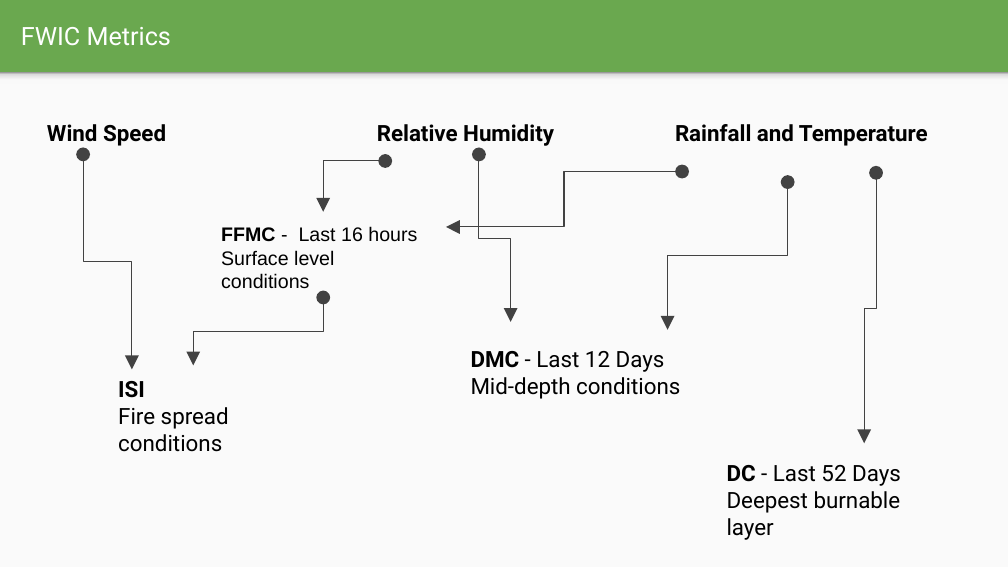
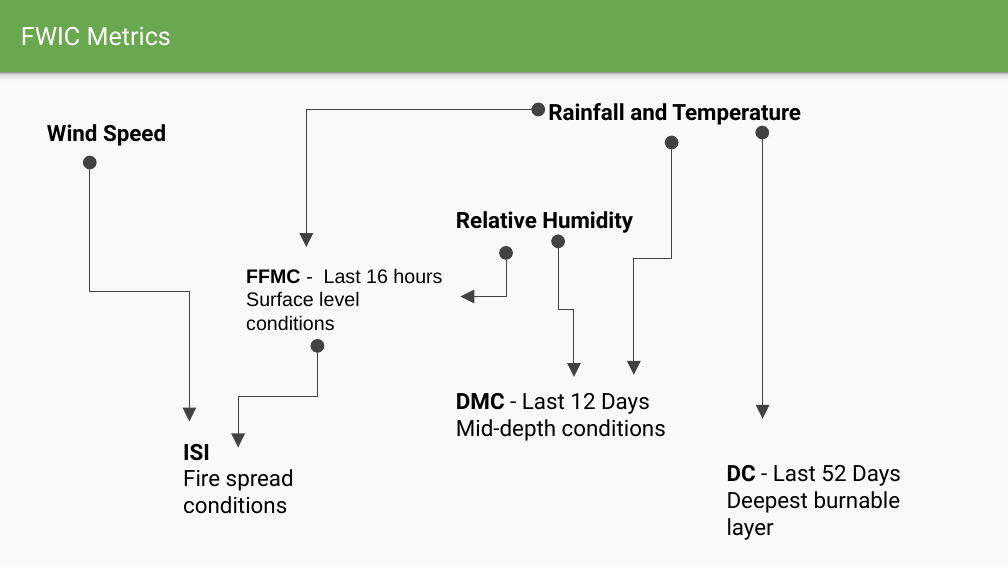
Before and after one commit to davidjwatts/portuguese_fires, a slide deck: slide 5 of Presentation.pptx. Drawn at 1008x567 pixels with LibreOffice and Linux fonts; fonts in the diff are those of the drawing. Boxes give left, top, right and bottom in pixels: in the first picture for what was removed or moved away, otherwise in the second. Text is boxed around its words. In the diff, an @@ line names an element or a change of style, - is before the commit and + after.

```diff
--- a/Presentation.pptx
+++ b/Presentation.pptx
@@ text "Rainfall and Temperature": place and size @@
-text "Rainfall and Temperature" at <box>675,124,928,146</box>
+text "Rainfall and Temperature" at <box>548,103,801,126</box>
@@ elbow double arrow moved from (385, 161) - (324, 212) to (538, 110) - (306, 247) @@
@@ elbow double arrow moved from (787, 182) - (667, 330) to (671, 142) - (634, 375) @@
@@ elbow double arrow moved from (876, 172) - (864, 444) to (762, 132) - (762, 418) @@
@@ elbow double arrow moved from (83, 154) - (132, 369) to (90, 162) - (190, 421) @@
@@ text "Relative Humidity": place and size @@
-text "Relative Humidity" at <box>377,124,554,146</box>
+text "Relative Humidity" at <box>456,211,633,235</box>
@@ text "FFMC - Last 16 hours": place and size @@
-text "FFMC - Last 16 hours" at <box>221,226,417,289</box>
+text "FFMC - Last 16 hours" at <box>246,268,442,331</box>
@@ elbow double arrow moved from (682, 171) - (446, 227) to (506, 253) - (461, 296) @@
@@ elbow double arrow moved from (479, 154) - (511, 322) to (558, 241) - (574, 377) @@
@@ elbow double arrow moved from (324, 297) - (194, 366) to (318, 346) - (238, 448) @@
@@ text "DMC - Last 12 Days": place and size @@
-text "DMC - Last 12 Days" at <box>471,351,680,399</box>
+text "DMC - Last 12 Days" at <box>456,393,666,441</box>
@@ text "ISI": place and size @@
-text "ISI" at <box>118,381,229,452</box>
+text "ISI" at <box>183,444,294,514</box>
```
Also in this commit, not shown: 4 other slides changed, 7 other files.
